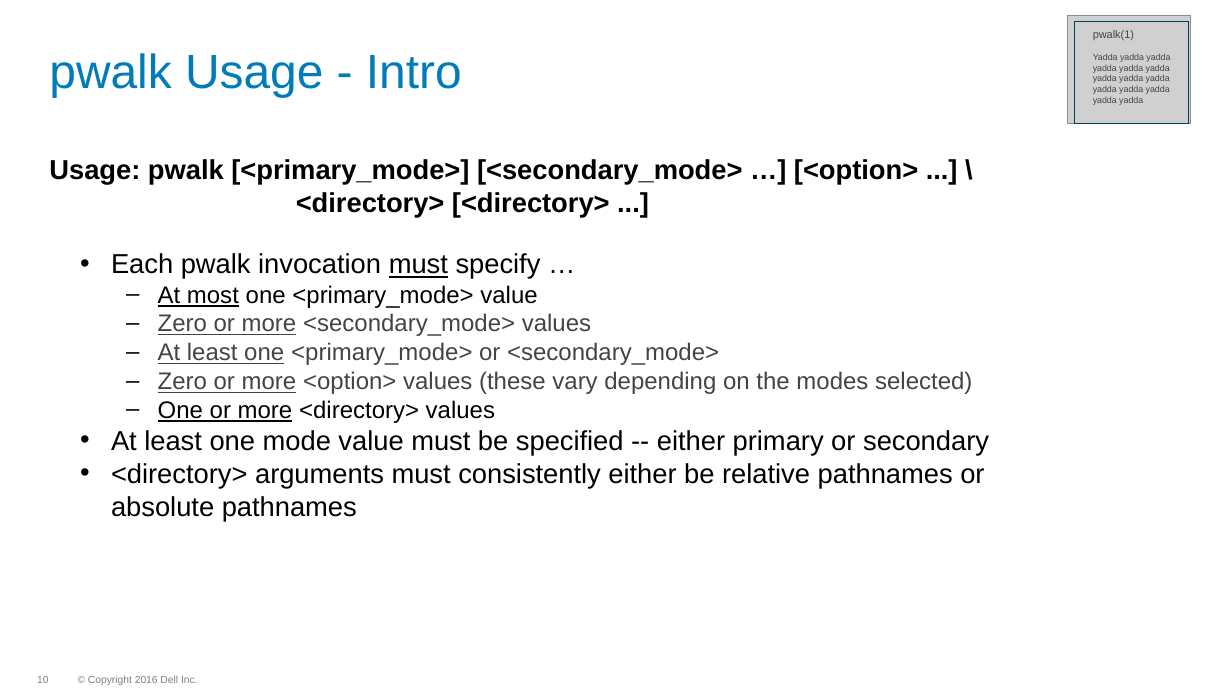
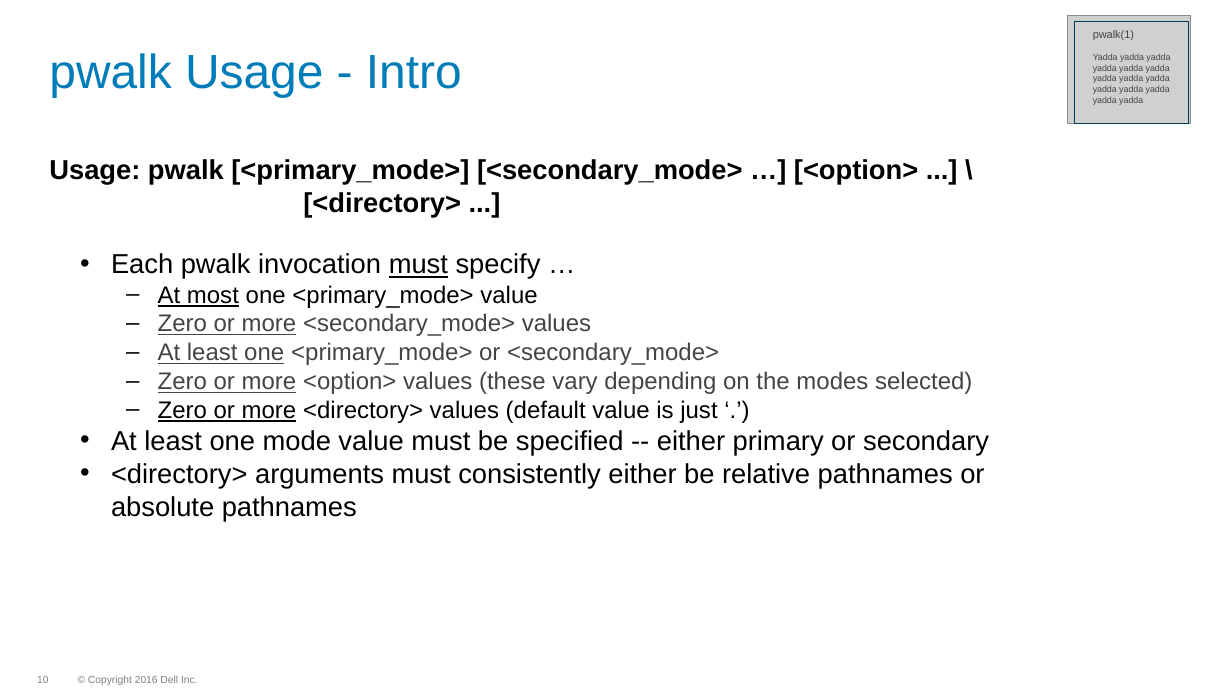
Before and after one commit to WhizBob/pwalk, a slide deck: slide 10 of doc/pwalk_slides.pptx. Drawn at 1232x693 pixels with LibreOffice and Linux fonts; fonts in the diff are those of the drawing; grey boxes stand for pictures; background and template pictures are left out. Boxes give left, top, right and bottom in pixels: in the first picture for what was removed or moved away, otherwise in the second. Text is boxed around its words. In the diff, an @@ line names an element or a change of style, - is before the commit and + after.

```diff
--- a/doc/pwalk_slides.pptx
+++ b/doc/pwalk_slides.pptx
@@ text at [303,192,461,217]: text changed @@
-<directory> [<directory> ...]
+[<directory> ...]
@@ text at [158,400,717,423]: text changed @@
-  – One or more <directory> values
+  – Zero or more <directory> values (default value is just ‘.’)
```
Also in this commit, not shown: 1 slide added, 10 other files.
